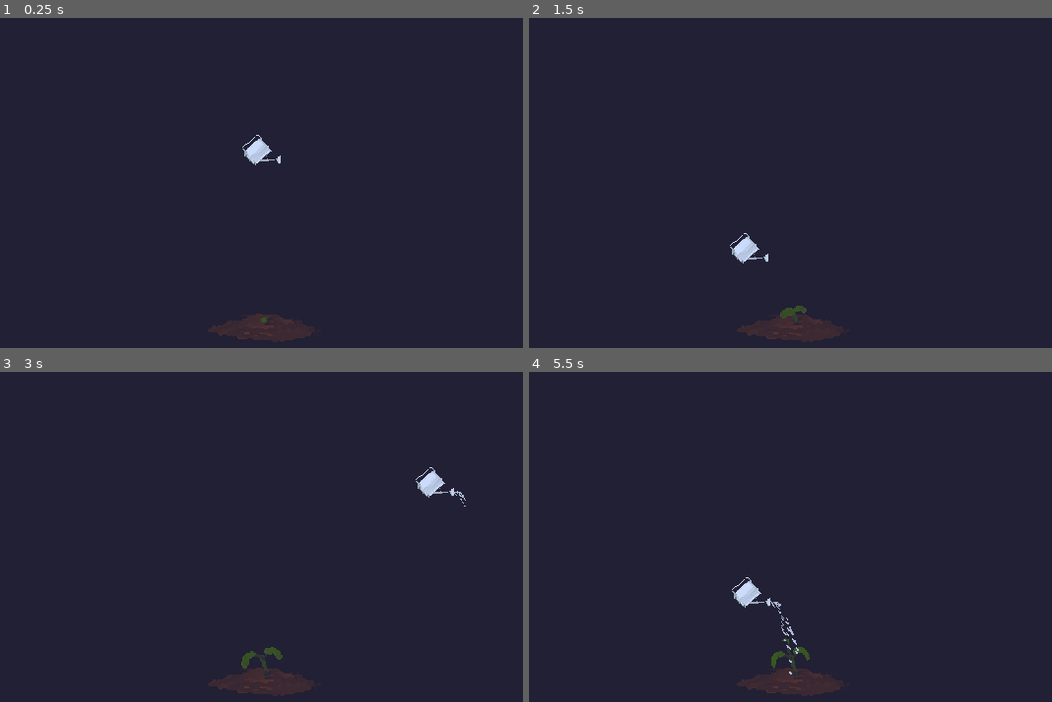
Above: before the commit, frames 1-4 (two rows, left to right).
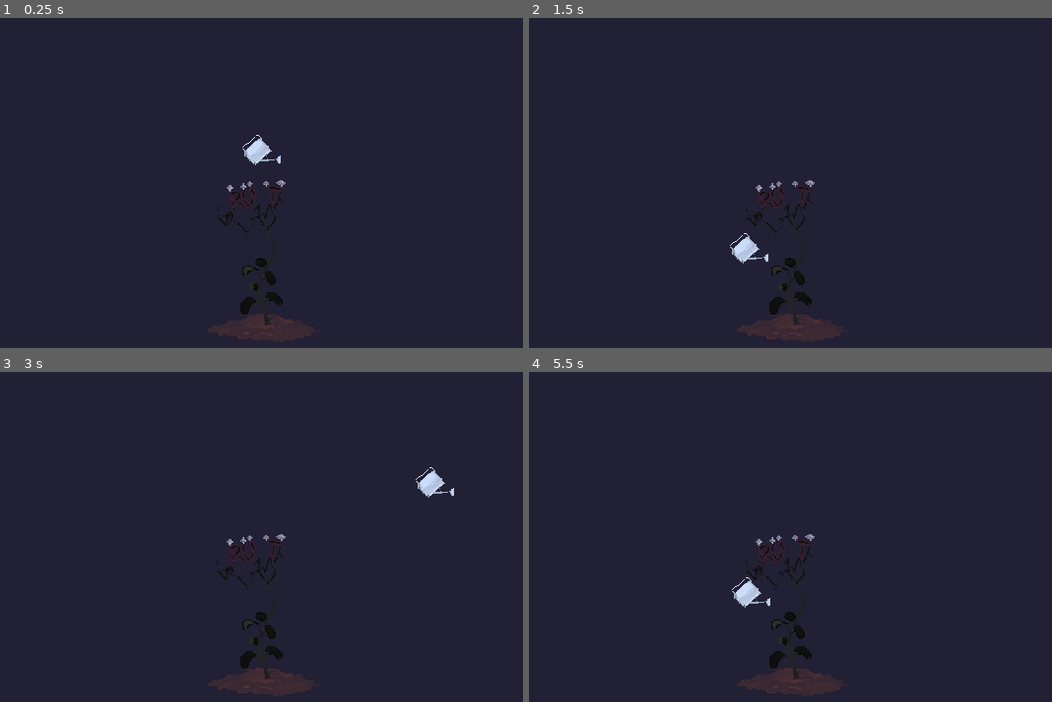
Above: after the commit, the same moments.

Repository: Protobeing/plant_game_ver_3
Game: Godot game, scene res://control.tscn
Same seed, same stepped clock (60 frames per second), same inputs: the game is played once before the commit and once after it.
Inputs (mouse positions are in pixels of both pictures, inside the frame that each line leads up to):
- Up to frame 1 (0.25 s): no input
- Up to frame 2 (1.5 s): click (748, 252) at 0.5 s; click (748, 252) at 1.25 s
- Up to frame 3 (3 s): click (219, 606) at 2 s; tap Enter at 2.75 s; move the mouse to (434, 487) at 2.77 s; click (434, 487) at 2.92 s
- Up to frame 4 (5.5 s): tap Space at 3.5, 5 s; move the mouse to (628, 530) at 3.52 s; click (628, 530) at 3.67 s; tap Enter at 4.25 s; move the mouse to (868, 411) at 4.27 s; click (868, 411) at 4.42 s; move the mouse to (748, 596) at 5.02 s; click (748, 596) at 5.17 s

The runs differ from the first frame. In frame 1, 0.7% of the frame differs, in the area x 41-55%, y 49-93%; in frame 2, 0.8%; in frame 3, 0.7%; in frame 4, 0.8%.

Commit message:
working loop (mostly)

Diff:
--- a/button_smasher.gd
+++ b/button_smasher.gd
@@ -76,7 +76,9 @@
 	preload("res://images/background-Sheet70.png"),
 	preload("res://images/background-Sheet71.png"),
 	preload("res://images/background-Sheet72.png"),
-	preload("res://images/background-Sheet73.png")
+	preload("res://images/background-Sheet73.png"),
+	preload("res://images/background-Sheet74.png"),
+	preload("res://images/background-Sheet75.png")
 
 ]
 
@@ -94,16 +96,36 @@
 func _on_button_pressed() -> void:
 	if not button_being_pressed:
 		button_being_pressed = true
-		$button_timer.start()
-		$water_bucket/CPUParticles2D.emitting = true
-		$AudioStreamPlayer2D.playing = true
+		await get_tree().create_timer(1).timeout
+		await cycle_images()
+		button_being_pressed = false
+func cycle_images() -> void:
+	for i in range(4):
 		current_index += 1
 		if current_index >= images.size():
-			current_index = 0
+
+			$AnimationPlayer.play("finished!")
+			await $AnimationPlayer.animation_finished
 			for child in get_children():
 				if child is TextureRect:
 					child.queue_free()
+			current_index = 0
+			add_image(current_index)
+			return
+		if current_index == 40:
+			button_being_pressed = true
+			$AnimationPlayer.play("seems like a good place to stop")
+			await $AnimationPlayer.animation_finished
+			if not is_inside_tree():
+				return
+			for child in get_children():
+				if child is TextureRect:
+					child.queue_free()
+			add_image(current_index)
+			return
 		add_image(current_index)
+		await get_tree().create_timer(0.1).timeout
+
 
 func add_image(index: int) -> void:
 	var new_image = TextureRect.new()
@@ -122,7 +144,7 @@
 
 
 func _on_button_timer_timeout() -> void:
-	button_being_pressed = false
+	pass
 
 
 func _on_pouring_timeout() -> void:
--- a/control.tscn
+++ b/control.tscn
@@ -1,6 +1,7 @@
-[gd_scene load_steps=8 format=3 uid="uid://bxgb1tmmgcbqm"]
+[gd_scene load_steps=16 format=3 uid="uid://bxgb1tmmgcbqm"]
 
 [ext_resource type="Script" path="res://button_smasher.gd" id="1_1efb0"]
+[ext_resource type="Texture2D" uid="uid://bu7qcro7ekjiy" path="res://images/background-Sheet75.png" id="2_bcsvv"]
 [ext_resource type="Texture2D" uid="uid://bqorwono4qg81" path="res://images/water_bucket.png" id="2_i6rao"]
 [ext_resource type="Texture2D" uid="uid://r0ccdpnvv7m5" path="res://images/backdrop.png" id="2_v6lh5"]
 [ext_resource type="Texture2D" uid="uid://c33f6h66jydsw" path="res://images/water.png" id="4_xffc8"]
@@ -11,6 +12,133 @@
 [sub_resource type="Curve" id="Curve_mff6v"]
 _data = [Vector2(0, 0.527472), 0.0, 0.0, 0, 0, Vector2(0.994382, 1), 0.0, 0.0, 0, 0]
 point_count = 2
+
+[sub_resource type="Animation" id="Animation_gvoo7"]
+resource_name = "finished!"
+length = 5.0
+tracks/0/type = "value"
+tracks/0/imported = false
+tracks/0/enabled = true
+tracks/0/path = NodePath("who_thought:visible")
+tracks/0/interp = 1
+tracks/0/loop_wrap = true
+tracks/0/keys = {
+"times": PackedFloat32Array(0, 1, 5),
+"transitions": PackedFloat32Array(1, 1, 1),
+"update": 1,
+"values": [false, true, false]
+}
+tracks/1/type = "value"
+tracks/1/imported = false
+tracks/1/enabled = true
+tracks/1/path = NodePath("who_thought:modulate")
+tracks/1/interp = 1
+tracks/1/loop_wrap = true
+tracks/1/keys = {
+"times": PackedFloat32Array(0.433333, 2.03333, 3.96667, 5),
+"transitions": PackedFloat32Array(1, 1, 1, 1),
+"update": 0,
+"values": [Color(1, 1, 1, 0), Color(1, 1, 1, 1), Color(1, 1, 1, 1), Color(1, 1, 1, 0)]
+}
+
+[sub_resource type="Animation" id="Animation_ms36d"]
+length = 0.001
+tracks/0/type = "value"
+tracks/0/imported = false
+tracks/0/enabled = true
+tracks/0/path = NodePath("who_thought:visible")
+tracks/0/interp = 1
+tracks/0/loop_wrap = true
+tracks/0/keys = {
+"times": PackedFloat32Array(0),
+"transitions": PackedFloat32Array(1),
+"update": 1,
+"values": [false]
+}
+tracks/1/type = "value"
+tracks/1/imported = false
+tracks/1/enabled = true
+tracks/1/path = NodePath("who_thought:modulate")
+tracks/1/interp = 1
+tracks/1/loop_wrap = true
+tracks/1/keys = {
+"times": PackedFloat32Array(0),
+"transitions": PackedFloat32Array(1),
+"update": 0,
+"values": [Color(1, 1, 1, 1)]
+}
+tracks/2/type = "value"
+tracks/2/imported = false
+tracks/2/enabled = true
+tracks/2/path = NodePath("seems:visible")
+tracks/2/interp = 1
+tracks/2/loop_wrap = true
+tracks/2/keys = {
+"times": PackedFloat32Array(0),
+"transitions": PackedFloat32Array(1),
+"update": 1,
+"values": [false]
+}
+tracks/3/type = "value"
+tracks/3/imported = false
+tracks/3/enabled = true
+tracks/3/path = NodePath("seems:modulate")
+tracks/3/interp = 1
+tracks/3/loop_wrap = true
+tracks/3/keys = {
+"times": PackedFloat32Array(0),
+"transitions": PackedFloat32Array(1),
+"update": 0,
+"values": [Color(1, 1, 1, 0)]
+}
+
+[sub_resource type="Animation" id="Animation_e62rf"]
+resource_name = "seems like a good place to stop"
+length = 5.0
+tracks/0/type = "value"
+tracks/0/imported = false
+tracks/0/enabled = true
+tracks/0/path = NodePath("seems:visible")
+tracks/0/interp = 1
+tracks/0/loop_wrap = true
+tracks/0/keys = {
+"times": PackedFloat32Array(0, 1, 5),
+"transitions": PackedFloat32Array(1, 1, 1),
+"update": 1,
+"values": [false, true, false]
+}
+tracks/1/type = "value"
+tracks/1/imported = false
+tracks/1/enabled = true
+tracks/1/path = NodePath("seems:modulate")
+tracks/1/interp = 1
+tracks/1/loop_wrap = true
+tracks/1/keys = {
+"times": PackedFloat32Array(0.433333, 2, 4, 5),
+"transitions": PackedFloat32Array(1, 1, 1, 1),
+"update": 0,
+"values": [Color(1, 1, 1, 0), Color(1, 1, 1, 1), Color(1, 1, 1, 1), Color(1, 1, 1, 0)]
+}
+
+[sub_resource type="AnimationLibrary" id="AnimationLibrary_me10s"]
+_data = {
+"RESET": SubResource("Animation_ms36d"),
+"finished!": SubResource("Animation_gvoo7"),
+"seems like a good place to stop": SubResource("Animation_e62rf")
+}
+
+[sub_resource type="SystemFont" id="SystemFont_4fasm"]
+font_names = PackedStringArray("Ink Free")
+
+[sub_resource type="Theme" id="Theme_otc1f"]
+default_font = SubResource("SystemFont_4fasm")
+default_font_size = 0
+
+[sub_resource type="LabelSettings" id="LabelSettings_v1wy7"]
+outline_size = 1
+outline_color = Color(0.498039, 1, 1, 1)
+shadow_size = 2
+shadow_color = Color(0.00392157, 0.00392157, 0.00392157, 1)
 
 [node name="Control" type="Control"]
 layout_mode = 3
@@ -23,11 +151,13 @@
 position = Vector2(347, 77)
 
 [node name="TextureRect" type="TextureRect" parent="."]
+z_index = 1
 layout_mode = 0
 offset_left = 347.0
 offset_top = 77.0
 offset_right = 387.0
 offset_bottom = 117.0
+texture = ExtResource("2_bcsvv")
 
 [node name="Button" type="Button" parent="."]
 z_index = 1
@@ -74,6 +204,36 @@
 wait_time = 1.5
 one_shot = true
 
+[node name="AnimationPlayer" type="AnimationPlayer" parent="."]
+libraries = {
+"": SubResource("AnimationLibrary_me10s")
+}
+
+[node name="who_thought" type="Label" parent="."]
+visible = false
+z_index = 3
+layout_mode = 0
+offset_left = 486.0
+offset_top = 311.0
+offset_right = 670.0
+offset_bottom = 326.0
+theme = SubResource("Theme_otc1f")
+text = "huh...who woulda thought?"
+label_settings = SubResource("LabelSettings_v1wy7")
+
+[node name="seems" type="Label" parent="."]
+visible = false
+modulate = Color(1, 1, 1, 0)
+z_index = 3
+layout_mode = 0
+offset_left = 450.0
+offset_top = 310.0
+offset_right = 675.0
+offset_bottom = 325.0
+theme = SubResource("Theme_otc1f")
+text = "seems like a good place to stop....."
+label_settings = SubResource("LabelSettings_v1wy7")
+
 [connection signal="pressed" from="Button" to="." method="_on_button_pressed"]
 [connection signal="timeout" from="button_timer" to="." method="_on_button_timer_timeout"]
 [connection signal="timeout" from="pouring" to="." method="_on_pouring_timeout"]
Binary file changed: images/background-Sheet39.png
Binary file changed: images/background-Sheet40.png
Binary file changed: images/background-Sheet41.png
Binary file changed: images/background-Sheet42.png
Binary file changed: images/background-Sheet43.png
Binary file changed: images/background-Sheet44.png
Binary file changed: images/background-Sheet45.png
Binary file changed: images/background-Sheet46.png
Binary file changed: images/background-Sheet47.png
Binary file changed: images/background-Sheet48.png
Binary file changed: images/background-Sheet49.png
Binary file changed: images/background-Sheet50.png
(and 22 more such lines)
